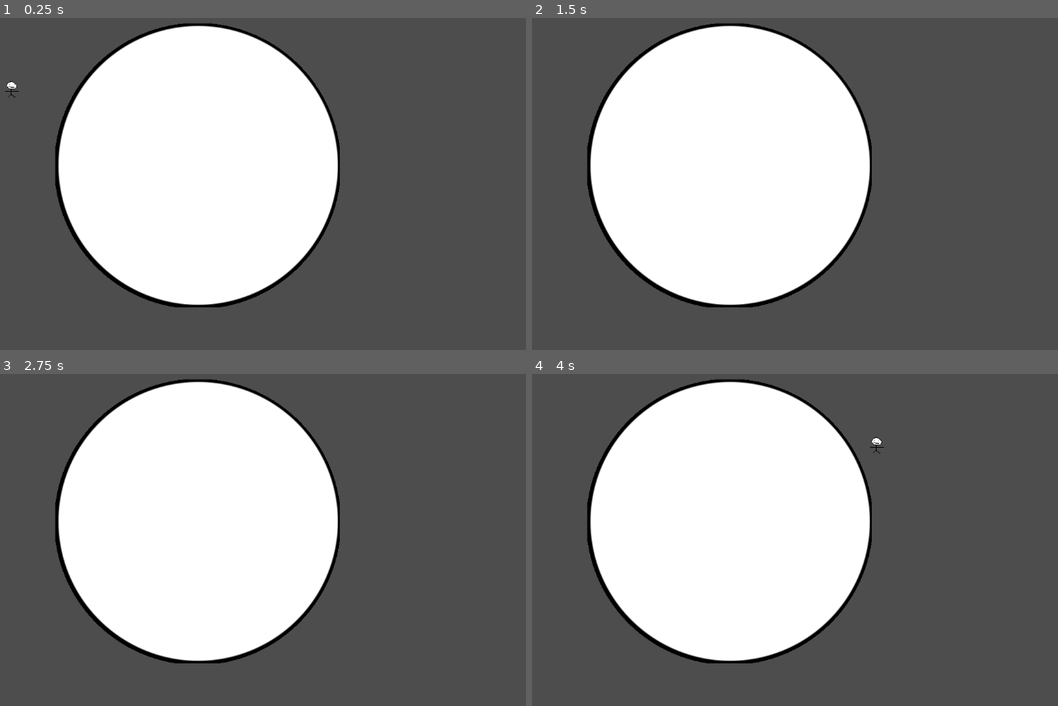
Above: before the commit, frames 1-4 (two rows, left to right).
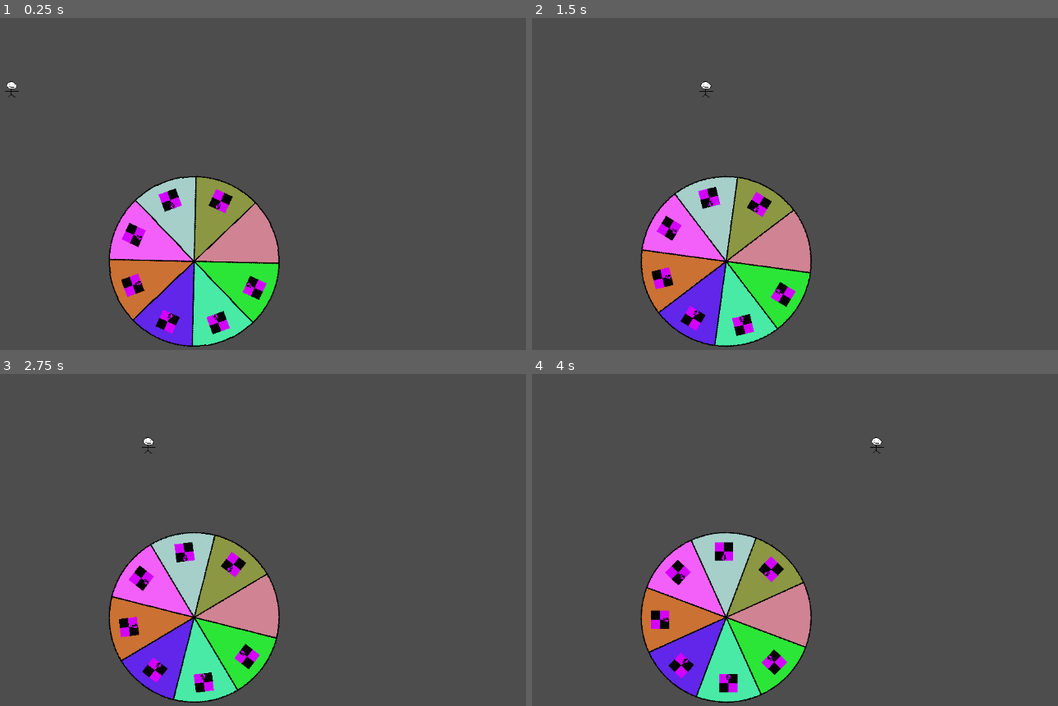
Above: after the commit, the same moments.

Repository: keithperez/Serious-Game-Jam
Game: Godot game, scene res://scenes/levels/debug_level.tscn
The game is run twice, just before and just after one commit, with the same random seed, the same clock (stepped at 60 frames per second) and the same inputs. The project has no main scene, so this scene is started directly.
Inputs:
- Up to frame 1 (0.25 s): no input
- Up to frame 2 (1.5 s): tap Enter (ui_accept) at 0.5, 0.77 s; hold D (move_right) from 0.53 s (still down)
- Up to frame 3 (2.75 s): tap Enter (ui_accept) at 1.52 s; release D (move_right) at 2.03 s; hold A (move_left) from 2.03 s (still down)
- Up to frame 4 (4 s): release A (move_left) at 2.78 s; hold D (move_right) from 2.78 s (still down); tap Enter (ui_accept) at 3.02, 3.77 s

The runs differ from the first frame. In frame 1, 40% of the frame differs, in the area x 10-65%, y 1-100%; in frame 2, 40%; in frame 3, 40%; in frame 4, 40%.

Commit message:
Made a new wheel that works better than the first one
Realisitically, we should add more tommorow, but I'm gonna be doing shit tomorrow too

Diff:
--- a/scenes/autoloaded_scenes/game_manager.gd
+++ b/scenes/autoloaded_scenes/game_manager.gd
@@ -3,4 +3,5 @@
 
 # Called when the node enters the scene tree for the first time.
 func _ready() -> void:
-	AudioManager.play_music("res://assets/music/Monkeys Spinning Monkeys_KevinMacloed.mp3")
+	#AudioManager.play_music("res://assets/music/Monkeys Spinning Monkeys_KevinMacloed.mp3")
+	pass
--- /dev/null
+++ b/scenes/better_spinning_wheel.gd
@@ -0,0 +1,59 @@
+extends Control
+
+@onready var wheelspinnerthing: Node2D = $ATTACHNODECHILDRENHERE
+@export var wheel_eighth_sections: PackedScene
+
+@export var wheel_starting_speed: float = 100.0
+@export var wheel_starting_friction: float = 0.01
+
+var wheel_velocity: float = 0.0
+var wheel_friction: float = wheel_starting_friction
+var change_in_rotation: float = 0.0
+var bsNum: float = 0.0
+
+var rng = RandomNumberGenerator.new()
+
+var sectionStorage: Array = []
+var sections: int = 8 # default
+var spacing: float
+
+var idling: bool = true
+
+func load_wheel(wheel_sections: int = 8) -> void:
+	spacing = 2 * PI / wheel_sections # get the amount space between wheel sections
+	if wheel_sections == 8:
+		for i in range(wheel_sections):
+			var section = wheel_eighth_sections.instantiate()
+			sectionStorage.append(section)
+			section.position = wheelspinnerthing.position
+			section.rotation = i * spacing
+			wheelspinnerthing.add_child(section)
+			section.set_color(Color(randf(), randf(), randf()))
+			if i == 0:
+				section.set_texture("")
+			pass
+	pass
+
+func _ready() -> void:
+	load_wheel()
+
+func spin_wheel() -> void:
+	# make sure to add the wheel_rotation resetter here we really don't want a big ass number here
+	wheel_velocity = wheel_starting_speed
+	wheel_friction = wheel_starting_friction + rng.randf_range(-0.005, 0.005)
+
+func _physics_process(delta: float) -> void:
+	if idling:
+		wheelspinnerthing.rotation += 0.0015
+		pass
+	elif wheel_velocity > 0.05:
+		bsNum = wheel_velocity * delta
+		wheelspinnerthing.rotation += bsNum
+		change_in_rotation += bsNum
+		wheel_velocity *= 1 - wheel_friction
+		if change_in_rotation >= spacing:
+			change_in_rotation -= spacing
+			AudioManager.play_sfx("res://assets/sfx/Spinning_Tick_victorabdo_cropped.mp3")
+
+func get_current_slice_index() -> int:
+	return floori(fmod(wheelspinnerthing.rotation, 2*PI) / spacing)
--- /dev/null
+++ b/scenes/better_spinning_wheel.tscn
@@ -0,0 +1,16 @@
+[gd_scene format=3 uid="uid://dsv4f6qt7dodn"]
+
+[ext_resource type="Script" uid="uid://n6relki0sjl6" path="res://scenes/better_spinning_wheel.gd" id="1_m6bpy"]
+[ext_resource type="PackedScene" uid="uid://dtrrlybykhxi0" path="res://scenes/spinning_wheel_eighth.tscn" id="2_t75ol"]
+
+[node name="BetterSpinningWheel" type="Control" unique_id=562226638]
+layout_mode = 3
+anchors_preset = 15
+anchor_right = 1.0
+anchor_bottom = 1.0
+grow_horizontal = 2
+grow_vertical = 2
+script = ExtResource("1_m6bpy")
+wheel_eighth_sections = ExtResource("2_t75ol")
+
+[node name="ATTACHNODECHILDRENHERE" type="Node2D" parent="." unique_id=132151922]
--- a/scenes/levels/debug_level.tscn
+++ b/scenes/levels/debug_level.tscn
@@ -2,7 +2,8 @@
 
 [ext_resource type="Script" uid="uid://chn51hdskc7kp" path="res://scripts/level_scripts/debug_level.gd" id="1_7o5vt"]
 [ext_resource type="PackedScene" uid="uid://cgo8m22ca446c" path="res://scenes/top_down_player.tscn" id="1_hkwi7"]
-[ext_resource type="Texture2D" uid="uid://cfedggb40f7d1" path="res://assets/Wheel.png" id="2_r04o2"]
+[ext_resource type="Texture2D" uid="uid://cfedggb40f7d1" path="res://assets/wheel_sign/Wheel.png" id="2_r04o2"]
+[ext_resource type="PackedScene" uid="uid://dsv4f6qt7dodn" path="res://scenes/better_spinning_wheel.tscn" id="4_5l8w0"]
 
 [sub_resource type="CircleShape2D" id="CircleShape2D_g4v7s"]
 radius = 252.3351
@@ -15,6 +16,7 @@
 collision_layer = 2
 
 [node name="Thing" type="Area2D" parent="." unique_id=177321027]
+visible = false
 position = Vector2(575, 323)
 collision_layer = 0
 collision_mask = 2
@@ -24,3 +26,9 @@
 
 [node name="CollisionShape2D" type="CollisionShape2D" parent="Thing" unique_id=802325514]
 shape = SubResource("CircleShape2D_g4v7s")
+
+[node name="BetterSpinningWheel" parent="." unique_id=562226638 instance=ExtResource("4_5l8w0")]
+offset_left = 569.0
+offset_top = 492.0
+offset_right = 569.0
+offset_bottom = 492.0
--- a/scenes/line_breaker_for_wheel.tscn
+++ b/scenes/line_breaker_for_wheel.tscn
@@ -1,6 +1,6 @@
 [gd_scene format=3 uid="uid://djhtrwy13osdq"]
 
-[ext_resource type="Texture2D" uid="uid://dt0jgsq2xedde" path="res://assets/Line_of_Doom.png" id="1_j1w4m"]
+[ext_resource type="Texture2D" uid="uid://dt0jgsq2xedde" path="res://assets/wheel_sign/Line_of_Doom.png" id="1_j1w4m"]
 
 [node name="LineBreakerForWheel" type="Node2D" unique_id=1875389006]
 
--- a/scenes/spinning_wheel.tscn
+++ b/scenes/spinning_wheel.tscn
@@ -2,8 +2,9 @@
 
 [ext_resource type="Script" uid="uid://uyc613iavdlw" path="res://scripts/spinning_wheel.gd" id="1_7u85o"]
 [ext_resource type="PackedScene" uid="uid://djhtrwy13osdq" path="res://scenes/line_breaker_for_wheel.tscn" id="2_bqp8g"]
-[ext_resource type="Texture2D" uid="uid://cfedggb40f7d1" path="res://assets/Wheel.png" id="3_bqp8g"]
-[ext_resource type="Texture2D" uid="uid://cwnekcfv12k33" path="res://assets/wheel_flipper_thing.png" id="3_dpgcp"]
+[ext_resource type="Texture2D" uid="uid://cfedggb40f7d1" path="res://assets/wheel_sign/Wheel.png" id="3_bqp8g"]
+[ext_resource type="Texture2D" uid="uid://cwnekcfv12k33" path="res://assets/wheel_sign/wheel_flipper_thing.png" id="3_dpgcp"]
+[ext_resource type="Texture2D" uid="uid://botfwl8bx2mvu" path="res://assets/wheel_sign/wheel_sign.png" id="3_o0vlv"]
 
 [node name="SpinningWheel" type="Control" unique_id=7471569]
 layout_mode = 3
@@ -16,6 +17,11 @@
 options = Array[String](["DIE", "LIVE"])
 linebreaker = ExtResource("2_bqp8g")
 
+[node name="SeriousSign" type="Sprite2D" parent="." unique_id=1099082932]
+position = Vector2(4, -320)
+scale = Vector2(3.6875, 2.359375)
+texture = ExtResource("3_o0vlv")
+
 [node name="ActualSpinnyPart" type="Node2D" parent="." unique_id=1245683946]
 
 [node name="Wheel" type="Sprite2D" parent="ActualSpinnyPart" unique_id=889429613]
--- /dev/null
+++ b/scenes/spinning_wheel_eighth.tscn
@@ -0,0 +1,28 @@
+[gd_scene format=3 uid="uid://dtrrlybykhxi0"]
+
+[ext_resource type="Texture2D" uid="uid://de2hq3dimcwve" path="res://assets/wheel_sign/wheel_spin_piece0.png" id="1_mvunp"]
+[ext_resource type="Script" uid="uid://dqrbx035rucqd" path="res://scripts/slice.gd" id="1_qtkgu"]
+[ext_resource type="Texture2D" uid="uid://vywciht34syt" path="res://assets/wheel_sign/wheel_spin_piece1.png" id="2_n4ven"]
+[ext_resource type="Texture2D" uid="uid://bra2p87rwuwaj" path="res://assets/placeholder/placeholder_logo.png" id="4_3f1jk"]
+
+[node name="SpinningWheelEighth" type="Control" unique_id=1218123403]
+layout_mode = 3
+anchors_preset = 15
+anchor_right = 1.0
+anchor_bottom = 1.0
+grow_horizontal = 2
+grow_vertical = 2
+script = ExtResource("1_qtkgu")
+
+[node name="Outline" type="Sprite2D" parent="." unique_id=678876512]
+position = Vector2(75, -53.5)
+texture = ExtResource("1_mvunp")
+
+[node name="WhitePart" type="Sprite2D" parent="." unique_id=247561991]
+position = Vector2(75, -53.5)
+texture = ExtResource("2_n4ven")
+
+[node name="LogoPart" type="Sprite2D" parent="." unique_id=1200849460]
+position = Vector2(107, -44.5)
+rotation = -1.9459621
+texture = ExtResource("4_3f1jk")
--- /dev/null
+++ b/scripts/slice.gd
@@ -0,0 +1,15 @@
+extends Control
+
+@onready var white: Sprite2D = $WhitePart
+@onready var logo: Sprite2D = $LogoPart
+
+# Called when the node enters the scene tree for the first time.
+func _ready() -> void:
+	pass # Replace with function body.
+
+func set_color(color: Color) -> void:
+	white.modulate = color
+
+func set_texture(path: String) -> void:
+	logo.texture = load(path)
+	pass
--- a/scripts/spinning_wheel.gd
+++ b/scripts/spinning_wheel.gd
@@ -31,14 +31,15 @@
 		label.label_settings = labelsetting
 		wheel.add_child(label)
 
+func activate() -> void:
+	wheel_velocity = wheel_start_velocity
+	rng = RandomNumberGenerator.new()
+	wheel_friction += rng.randf_range(-0.005, 0.005)
+
 # Called when the node enters the scene tree for the first time.
 func _ready() -> void:
 	spacing = 2 * PI / options.size()
 	labelsetting.font_color = Color.BLACK
-	prep_wheel()
-	wheel_velocity = wheel_start_velocity
-	rng = RandomNumberGenerator.new()
-	wheel_friction += rng.randf_range(-0.005, 0.005)
 
 func _physics_process(delta: float) -> void:
 	if wheel_velocity > 0.05:
Binary file added: assets/placeholder/placeholder_logo.png
Not shown, added: assets/placeholder/placeholder_logo.png.import
Binary file added: assets/wheel_sign/Line_of_Doom.png
Not shown, added: assets/wheel_sign/Line_of_Doom.png.import
Binary file added: assets/wheel_sign/Wheel.png
Not shown, added: assets/wheel_sign/Wheel.png.import
Binary file added: assets/wheel_sign/wheel_base.png
Not shown, added: assets/wheel_sign/wheel_base.png.import
Binary file added: assets/wheel_sign/wheel_base_2.png
Not shown, added: assets/wheel_sign/wheel_base_2.png.import
Binary file added: assets/wheel_sign/wheel_flipper_thing.png
Not shown, added: assets/wheel_sign/wheel_flipper_thing.png.import
(and 8 more such lines)
